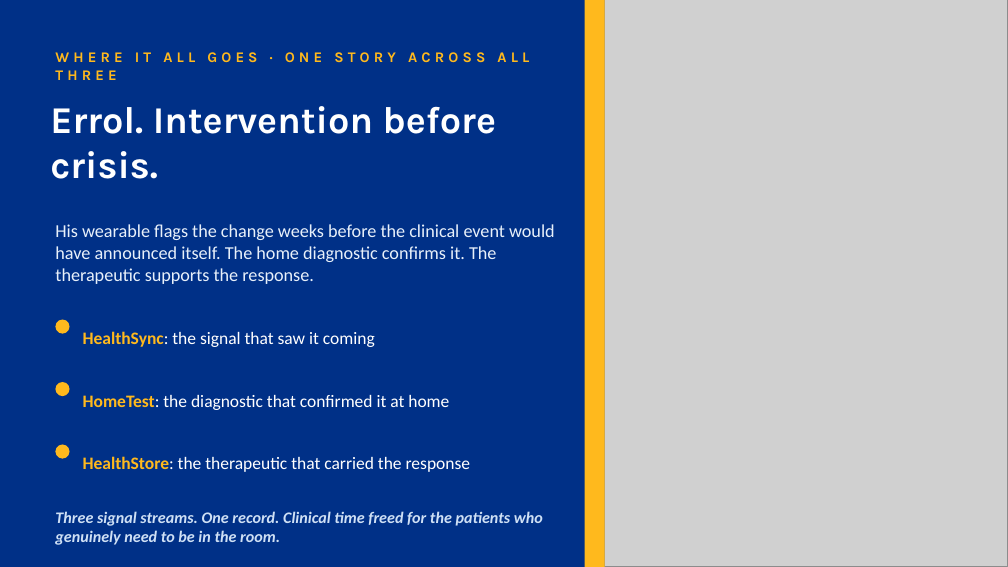
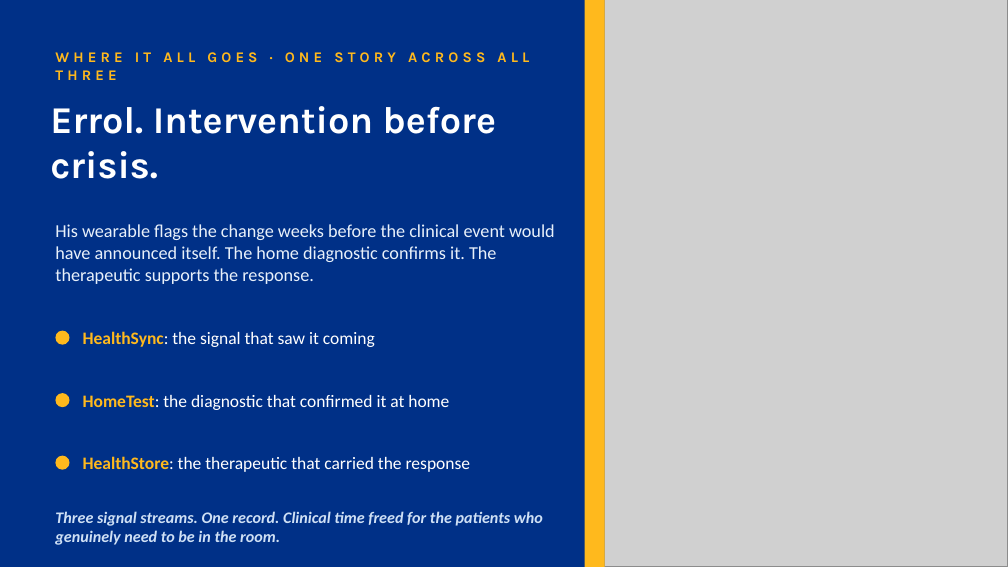
Before and after one commit to ScottEason1967/dtx-ecosystem, a slide deck: slide 12 of hearts-and-minds/hm-deck-01-commissioner-sarah-v3.pptx. Drawn at 1008x567 pixels with LibreOffice and Linux fonts; fonts in the diff are those of the drawing; grey boxes stand for pictures. Boxes give left, top, right and bottom in pixels: in the first picture for what was removed or moved away, otherwise in the second. Text is boxed around its words. In the diff, an @@ line names an element or a change of style, - is before the commit and + after.

Commit message:
Commissioner deck: slide 12 bullet dots centred on their text lines

```diff
--- a/hearts-and-minds/hm-deck-01-commissioner-sarah-v3.pptx
+++ b/hearts-and-minds/hm-deck-01-commissioner-sarah-v3.pptx
@@ 3 ellipses: place and size @@
-3 ellipses at <box>55,320,70,459</box>
+3 ellipses at <box>55,331,70,470</box>
```
